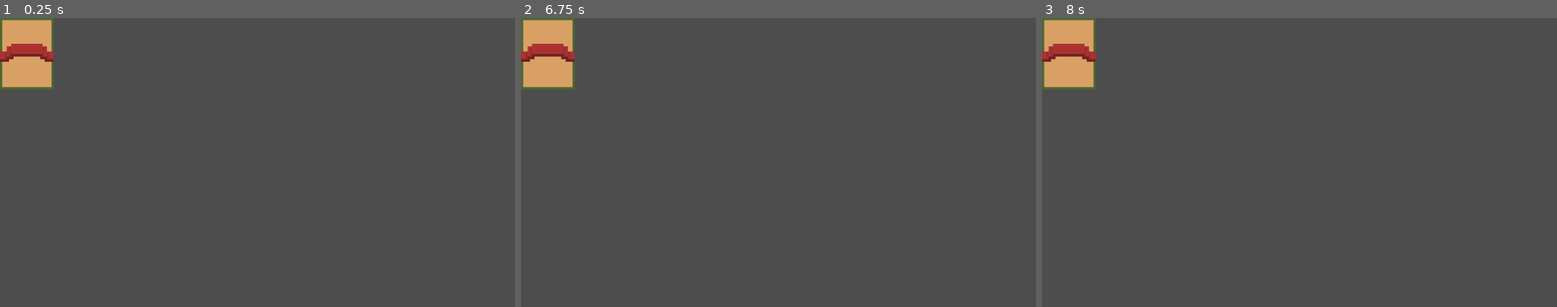
Above: before the commit, frames 1-3 (left to right).
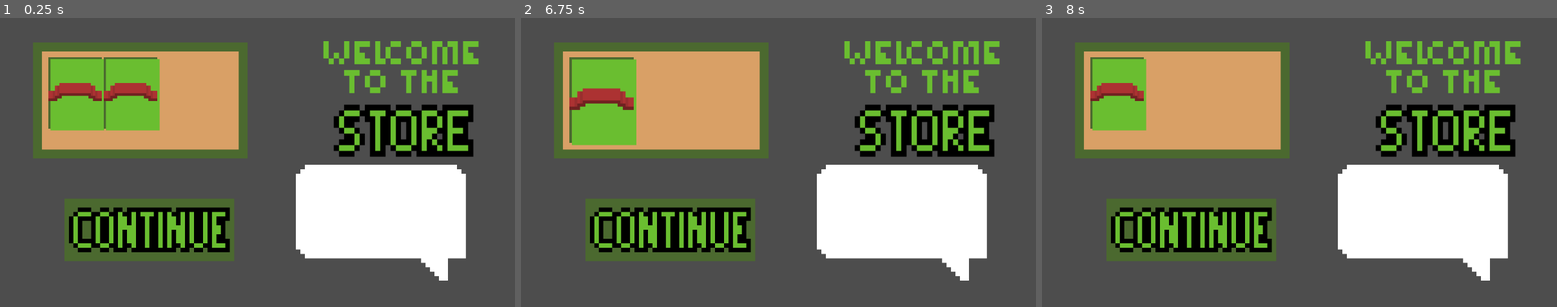
Above: after the commit, the same moments.

Repository: JosueMonteiroUchoaAlves/monopoly-godot
Game: Godot game, scene res://scenes/Store.tscn
Same seed, same stepped clock (60 frames per second), same inputs: the game is played once before the commit and once after it. This scene is started directly instead of the project's main scene.
Inputs (mouse positions are in pixels of both pictures, inside the frame that each line leads up to):
- Up to frame 1 (0.25 s): no input
- Up to frame 2 (6.75 s): click (670, 231) at 0.52 s; click (670, 231) at 1.27 s; click (670, 231) at 2.02 s; tap Enter at 2.75, 4.25, 5.75 s; move the mouse to (891, 148) at 2.77 s; click (891, 148) at 2.92 s; tap Space at 3.5, 5, 6.5 s; move the mouse to (675, 176) at 3.52 s; click (675, 176) at 3.67 s; move the mouse to (830, 98) at 4.27 s; click (830, 98) at 4.42 s; move the mouse to (752, 220) at 5.02 s; click (752, 220) at 5.17 s; move the mouse to (933, 205) at 5.77 s; click (933, 205) at 5.92 s; move the mouse to (624, 119) at 6.52 s; click (624, 119) at 6.67 s
- Up to frame 3 (8 s): move the mouse to (1325, 162) at 7.27 s; click (1325, 162) at 7.42 s

The runs differ from the first frame. In frame 1, 43% of the frame differs, in the area x 0-93%, y 0-91%; in frame 2, 43%; in frame 3, 43%.
Error before the commit: Invalid access to property or key '_card_texture' on a base object of type 'Nil'. (res://scenes/store_slot.gd:11)
Error after the commit: Parse Error: Class "HousingProperty" hides a global script class. (res://resources/properties/housing_property/housing_property.gd:1)

Commit message:
fix(scene-tree): fixing Store and Game

Diff:
--- a/scenes/Game.tscn
+++ b/scenes/Game.tscn
@@ -1,37 +1,16 @@
 [gd_scene format=3 uid="uid://ba6p5p811v26r"]
 
-[ext_resource type="Script" uid="uid://bujbyxycjni2c" path="res://scenes/store_slot.gd" id="1_cpr0p"]
-[ext_resource type="Texture2D" uid="uid://bctstwxw88723" path="res://sprites/Store_Slot_Prototype.png" id="2_78awf"]
-[ext_resource type="Texture2D" uid="uid://bnhcuowji3m5i" path="res://sprites/Store_Slot_Strip_Prototype.png" id="3_s0nni"]
+[ext_resource type="Script" uid="uid://cmfdd2hpardxx" path="res://scenes/Game.gd" id="1_ibkli"]
+[ext_resource type="Script" uid="uid://bw7rmucte8wtw" path="res://scenes/Store.gd" id="2_qbsmt"]
 
-[node name="StoreSlot" type="Control" unique_id=2085222366 node_paths=PackedStringArray("card")]
-custom_minimum_size = Vector2(120, 160)
+[node name="Game" type="Node" unique_id=1730410151]
+script = ExtResource("1_ibkli")
+metadata/_custom_type_script = "uid://cmfdd2hpardxx"
+
+[node name="Store" type="Control" parent="." unique_id=1171094510]
 layout_mode = 3
 anchors_preset = 0
-offset_right = 120.0
-offset_bottom = 160.0
-script = ExtResource("1_cpr0p")
-card = NodePath("BaseCard/ItemCard")
-metadata/_custom_type_script = "uid://bujbyxycjni2c"
-
-[node name="BaseCard" type="TextureRect" parent="." unique_id=383304078]
-layout_mode = 0
 offset_right = 40.0
 offset_bottom = 40.0
-texture = ExtResource("2_78awf")
-
-[node name="ItemCard" type="TextureRect" parent="BaseCard" unique_id=1795428502]
-custom_maximum_size = Vector2(120, 160)
-layout_mode = 0
-offset_left = 5.0
-offset_top = 4.0
-offset_right = 114.0
-offset_bottom = 155.0
-
-[node name="Strip" type="TextureRect" parent="BaseCard/ItemCard" unique_id=1017136517]
-layout_mode = 0
-offset_left = -5.0
-offset_top = 54.0
-offset_right = 115.0
-offset_bottom = 94.0
-texture = ExtResource("3_s0nni")
+script = ExtResource("2_qbsmt")
+metadata/_custom_type_script = "uid://bw7rmucte8wtw"
--- a/scenes/Store.tscn
+++ b/scenes/Store.tscn
@@ -1,37 +1,60 @@
 [gd_scene format=3 uid="uid://c0j4hr64jk8yx"]
 
-[ext_resource type="Script" uid="uid://bujbyxycjni2c" path="res://scenes/store_slot.gd" id="1_lw67d"]
-[ext_resource type="Texture2D" uid="uid://bctstwxw88723" path="res://sprites/Store_Slot_Prototype.png" id="2_xdmv4"]
-[ext_resource type="Texture2D" uid="uid://bnhcuowji3m5i" path="res://sprites/Store_Slot_Strip_Prototype.png" id="3_gii7t"]
+[ext_resource type="Script" uid="uid://ccngool1ouie8" path="res://scenes/Store.gd" id="1_ayu48"]
+[ext_resource type="Resource" uid="uid://b33783hqq6n11" path="res://resources/inventory.tres" id="2_xlrfv"]
+[ext_resource type="Resource" uid="uid://7xup88o44ktc" path="res://resources/universe.tres" id="3_126te"]
+[ext_resource type="PackedScene" uid="uid://cr0ig66ujvr3k" path="res://scenes/Store_Slot.tscn" id="4_6hsdf"]
+[ext_resource type="Texture2D" uid="uid://wtxuhyycbppv" path="res://sprites/Store_Container_Prototype.png" id="5_hq1qq"]
+[ext_resource type="Texture2D" uid="uid://dgvlhfprwpv23" path="res://sprites/Store_Prototype.png" id="6_gsfny"]
+[ext_resource type="Texture2D" uid="uid://byvqy1gq2n6m8" path="res://sprites/Store_Dialogue.png" id="7_wx5b0"]
+[ext_resource type="Texture2D" uid="uid://roa1w78sw6ji" path="res://sprites/Store_Proceed_Prototype.png" id="8_y1n3w"]
 
-[node name="StoreSlot" type="Control" unique_id=2085222366 node_paths=PackedStringArray("card")]
-custom_minimum_size = Vector2(120, 160)
+[node name="Store" type="Control" unique_id=1302413312 node_paths=PackedStringArray("container")]
 layout_mode = 3
 anchors_preset = 0
-offset_right = 120.0
-offset_bottom = 160.0
-script = ExtResource("1_lw67d")
-card = NodePath("BaseCard/ItemCard")
-metadata/_custom_type_script = "uid://bujbyxycjni2c"
-
-[node name="BaseCard" type="TextureRect" parent="." unique_id=383304078]
-layout_mode = 0
 offset_right = 40.0
 offset_bottom = 40.0
-texture = ExtResource("2_xdmv4")
+script = ExtResource("1_ayu48")
+inventory = ExtResource("2_xlrfv")
+universe = ExtResource("3_126te")
+store_slot = ExtResource("4_6hsdf")
+container = NodePath("HBoxContainer")
 
-[node name="ItemCard" type="TextureRect" parent="BaseCard" unique_id=1795428502]
-custom_maximum_size = Vector2(120, 160)
+[node name="TextureRect" type="TextureRect" parent="." unique_id=343051470]
 layout_mode = 0
-offset_left = 5.0
-offset_top = 4.0
-offset_right = 114.0
-offset_bottom = 155.0
+offset_left = 74.0
+offset_top = 55.0
+offset_right = 487.0
+offset_bottom = 258.0
+texture = ExtResource("5_hq1qq")
 
-[node name="Strip" type="TextureRect" parent="BaseCard/ItemCard" unique_id=1017136517]
+[node name="TextureRect2" type="TextureRect" parent="." unique_id=1965449008]
 layout_mode = 0
-offset_left = -5.0
-offset_top = 54.0
-offset_right = 115.0
-offset_bottom = 94.0
-texture = ExtResource("3_gii7t")
+offset_left = 712.0
+offset_top = 52.0
+offset_right = 1082.0
+offset_bottom = 311.0
+texture = ExtResource("6_gsfny")
+
+[node name="TextureRect3" type="TextureRect" parent="." unique_id=8582353]
+layout_mode = 0
+offset_left = 632.0
+offset_top = 309.0
+offset_right = 1072.0
+offset_bottom = 589.0
+texture = ExtResource("7_wx5b0")
+
+[node name="TextureButton" type="TextureButton" parent="." unique_id=140094425]
+layout_mode = 0
+offset_left = 144.0
+offset_top = 405.0
+offset_right = 524.0
+offset_bottom = 556.0
+texture_normal = ExtResource("8_y1n3w")
+
+[node name="HBoxContainer" type="HBoxContainer" parent="." unique_id=1338043073]
+layout_mode = 0
+offset_left = 108.0
+offset_top = 88.0
+offset_right = 523.0
+offset_bottom = 298.0
--- a/scenes/store_slot.gd
+++ b/scenes/StoreSlot.gd
@@ -1,7 +1,7 @@
 class_name StoreSlot extends Control
 
-@export var mainItem: ItemData
-@export var subItem: ItemData
+var mainItem: ItemData
+var subItem: ItemData
 @export var card: TextureRect
 @export var inventory: Inventory
 var hovering: bool
--- a/scenes/Store_Slot.tscn
+++ b/scenes/Store_Slot.tscn
@@ -1,6 +1,6 @@
 [gd_scene format=3 uid="uid://cr0ig66ujvr3k"]
 
-[ext_resource type="Script" uid="uid://bujbyxycjni2c" path="res://scenes/store_slot.gd" id="1_udb28"]
+[ext_resource type="Script" uid="uid://bujbyxycjni2c" path="res://scenes/StoreSlot.gd" id="1_udb28"]
 [ext_resource type="Texture2D" uid="uid://bctstwxw88723" path="res://sprites/Store_Slot_Prototype.png" id="2_cvb2o"]
 [ext_resource type="Texture2D" uid="uid://bnhcuowji3m5i" path="res://sprites/Store_Slot_Strip_Prototype.png" id="3_dlkee"]
 
--- a/scenes/game.gd
+++ b/scenes/game.gd
@@ -1,4 +1,4 @@
-extends Node
+class_name Game extends Node
 var main_scene: Node
 var overlay_scene: Node
 
--- a/scenes/store.gd
+++ b/scenes/store.gd
@@ -1,4 +1,4 @@
-extends Control
+class_name Store extends Control
 
 @export var STORE_SLOTS = 2
 @export var inventory: Inventory
Renamed: scenes/store_slot.gd.uid -> scenes/StoreSlot.gd.uid
Not shown, changed: scenes/game.gd.uid
Not shown, changed: scenes/store.gd.uid
